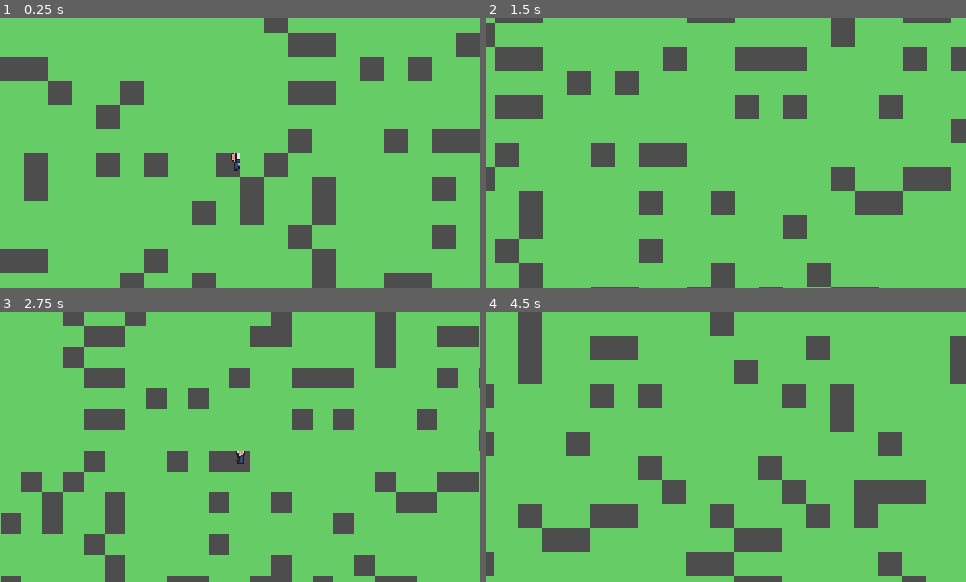
Above: before the commit, frames 1-4 (two rows, left to right).
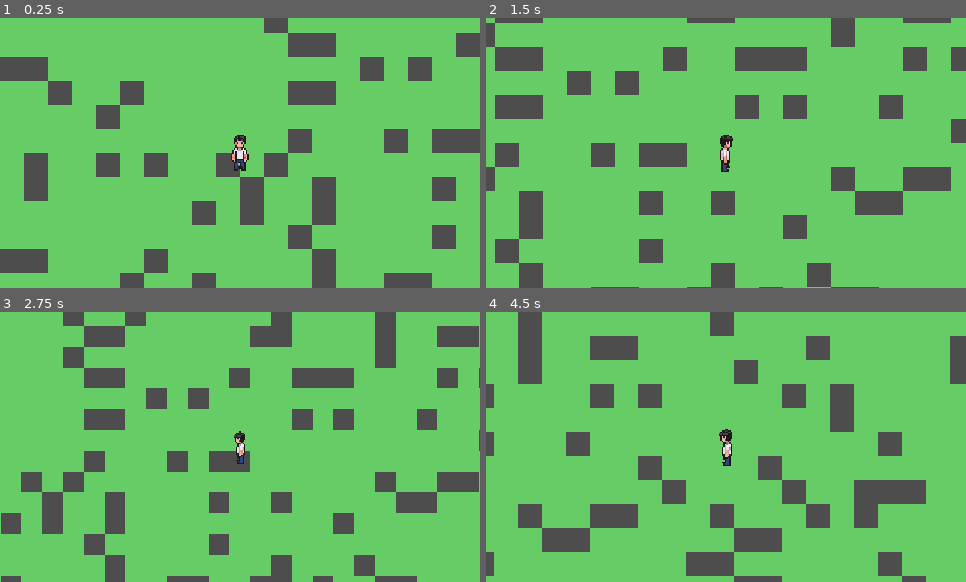
Above: after the commit, the same moments.

Repository: bmi921/rural-life
Game: Godot game, scene res://Main2D.tscn
The game is run twice, just before and just after one commit, with the same random seed, the same clock (stepped at 60 frames per second) and the same inputs.
Inputs:
- Up to frame 1 (0.25 s): no input
- Up to frame 2 (1.5 s): tap Enter at 0.5 s; hold D (move_right) from 0.53 s (still down); tap = (zoom_in) at 0.6 s; tap W (move_up) at 0.77 s; tap - (zoom_out) at 1.35 s
- Up to frame 3 (2.75 s): tap W (move_up) at 1.52 s; release D (move_right) at 2.03 s; hold A (move_left) from 2.03 s (still down); tap = (zoom_in) at 2.1 s
- Up to frame 4 (4.5 s): release A (move_left) at 2.78 s; hold D (move_right) 2.78-4.28 s; tap - (zoom_out) at 2.85, 4.35 s; tap W (move_up) at 3.02, 3.77 s; tap = (zoom_in) at 3.6 s; hold A (move_left) from 4.28 s (still down)

The runs differ from the first frame. In frame 1, 0.3% of the frame differs, in the area x 48-52%, y 43-57%; in frame 2, 0.3%, in the area x 48-52%, y 43-58%; in frame 3, 0.1%; in frame 4, 0.3%.

Commit message:
fix ground visivility

Diff:
--- a/Main2D.tscn
+++ b/Main2D.tscn
@@ -8,6 +8,11 @@
 
 [node name="WorldTileMap" type="TileMap" parent="." unique_id=2131455355]
 format = 2
+
+[node name="Ground" type="TileMap" parent="." unique_id=202229967]
+rendering_quadrant_size = 32
+format = 2
+script = ExtResource("3_kgyop")
 
 [node name="Player" type="CharacterBody2D" parent="." unique_id=2066314245]
 script = ExtResource("1_feeyt")
@@ -20,8 +25,3 @@
 script = ExtResource("2_kgyop")
 
 [node name="UI" type="CanvasLayer" parent="." unique_id=1926895063]
-
-[node name="Ground" type="TileMap" parent="." unique_id=202229967]
-rendering_quadrant_size = 32
-format = 2
-script = ExtResource("3_kgyop")
